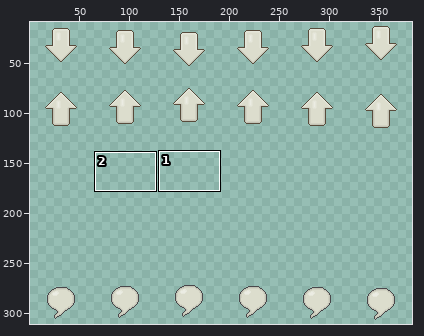
Pixel-art file, stored at 0_ASESPRITE/Icons.ase. Above, an overview of the earlier version with the close-up marked.
Close-up. Before the commit:
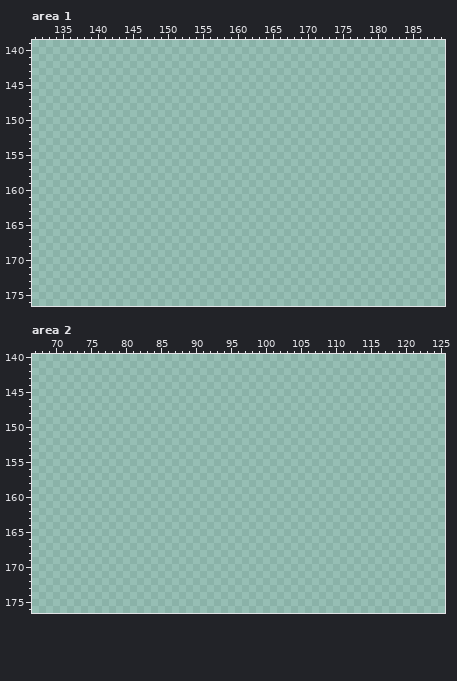
384x320 pixels, 1 frame. Colours within 5 levels of each other are drawn and written as one. Shown: area 1: x 131..189, y 139..176; area 2: x 67..125, y 140..176. The wide view leaves out empty margins. The commit also changed other parts of the picture, which this record leaves out.
Now the later version:
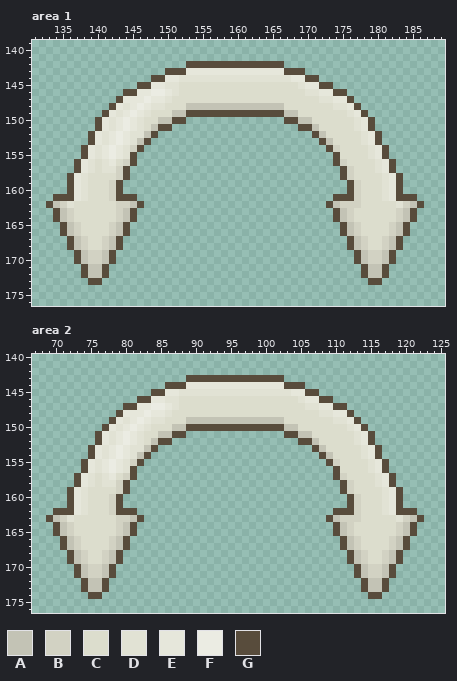
Palette (. is transparent): A #c3c3b5  B #d2d2c3  C #dcddcd  D #e1e2d4  E #e6e7db  F #ebece3  G #584c3c
Change:
layer "Layer 1 #2" added
Changed rows in their new state; - is an unchanged pixel.
Area 1, layer "Layer 1 #2":
first column x 133:
142 --------------------GGGGGGGGGGGGGG--------------------
143 -----------------GGGEEEEEEEEEEEEEEGGG-----------------
144 ---------------GGEEDDDDDDDDDDDDDDDDEEGG---------------
145 -------------GGEEDDCCCCCCCCCCCCCCCCCDEEGG-------------
146 -----------GGEEFFEDCCCCCCCCCCCCCCCCCCDDEEGG-----------
147 ----------GEEEFEEDCCCCCCCCCCCCCCCCCCCCCDDEEG----------
148 ---------GEDEFEDDCCCAAAAAAAAAAAAAACCCCCCCDDEG---------
149 --------GEDEFEDCCCAAGGGGGGGGGGGGGGAACCCCCCCDEG--------
150 -------GEDEFEDCCAAGG--------------GGAACCCCCCDEG-------
151 -------GEDEFEDCAGG------------------GGACCCCCDEG-------
152 ------GEDEFEDDAG----------------------GACCCCCDEG------
153 ------GEDEFEDAG------------------------GACCCCDEG------
154 -----GEDEFEDBG--------------------------GBCCCCDEG-----
155 -----GEDEFEDG----------------------------GCCCCDEG-----
156 ----GEDCDECBG----------------------------GBCCCCDEG----
157 ----GEDCDDBG------------------------------GBCCCDEG----
158 ---GEDCCCCBG------------------------------GBCCCCDEG---
159 ---GEDCCCBG--------------------------------GBCCCDEG---
160 ---GEDCCCBG--------------------------------GBCCCDEG---
161 -GGGEDCCCBGGG----------------------------GGGBCCCDEGGG-
162 GABDCCCCCCBBAG--------------------------GABBBCCCCCDBAG
163 -GABCCCCCCBAG----------------------------GABCCCCCCBAG-
164 -GABCCCCCCBAG----------------------------GABCCCCCCBAG-
165 --GABCCCCBAG------------------------------GABCCCCBAG--
166 --GABCCCCBAG------------------------------GABCCCCBAG--
167 ---GABCCBAG--------------------------------GABCCBAG---
168 ---GABCCBAG--------------------------------GABCCBAG---
169 ----GABBAG----------------------------------GABBAG----
170 ----GABBAG----------------------------------GABBAG----
171 -----GAAG------------------------------------GAAG-----
172 -----GAAG------------------------------------GAAG-----
173 ------GG--------------------------------------GG------
Area 2, layer "Layer 1 #2":
first column x 69:
143 --------------------GGGGGGGGGGGGGG--------------------
144 -----------------GGGEEEEEEEEEEEEEEGGG-----------------
145 ---------------GGEEDDDDDDDDDDDDDDDDEEGG---------------
146 -------------GGEEDDCCCCCCCCCCCCCCCCCDEEGG-------------
147 -----------GGEEFFEDCCCCCCCCCCCCCCCCCCDDEEGG-----------
148 ----------GEEEFEEDCCCCCCCCCCCCCCCCCCCCCDDEEG----------
149 ---------GEDEFEDDCCCAAAAAAAAAAAAAACCCCCCCDDEG---------
150 --------GEDEFEDCCCAAGGGGGGGGGGGGGGAACCCCCCCDEG--------
151 -------GEDEFEDCCAAGG--------------GGAACCCCCCDEG-------
152 -------GEDEFEDCAGG------------------GGACCCCCDEG-------
153 ------GEDEFEDDAG----------------------GACCCCCDEG------
154 ------GEDEFEDAG------------------------GACCCCDEG------
155 -----GEDEFEDBG--------------------------GBCCCCDEG-----
156 -----GEDEFEDG----------------------------GCCCCDEG-----
157 ----GEDCDECBG----------------------------GBCCCCDEG----
158 ----GEDCDDBG------------------------------GBCCCDEG----
159 ---GEDCCCCBG------------------------------GBCCCCDEG---
160 ---GEDCCCBG--------------------------------GBCCCDEG---
161 ---GEDCCCBG--------------------------------GBCCCDEG---
162 -GGGEDCCCBGGG----------------------------GGGBCCCDEGGG-
163 GABDCCCCCCBBAG--------------------------GABBBCCCCCDBAG
164 -GABCCCCCCBAG----------------------------GABCCCCCCBAG-
165 -GABCCCCCCBAG----------------------------GABCCCCCCBAG-
166 --GABCCCCBAG------------------------------GABCCCCBAG--
167 --GABCCCCBAG------------------------------GABCCCCBAG--
168 ---GABCCBAG--------------------------------GABCCBAG---
169 ---GABCCBAG--------------------------------GABCCBAG---
170 ----GABBAG----------------------------------GABBAG----
171 ----GABBAG----------------------------------GABBAG----
172 -----GAAG------------------------------------GAAG-----
173 -----GAAG------------------------------------GAAG-----
174 ------GG--------------------------------------GG------
